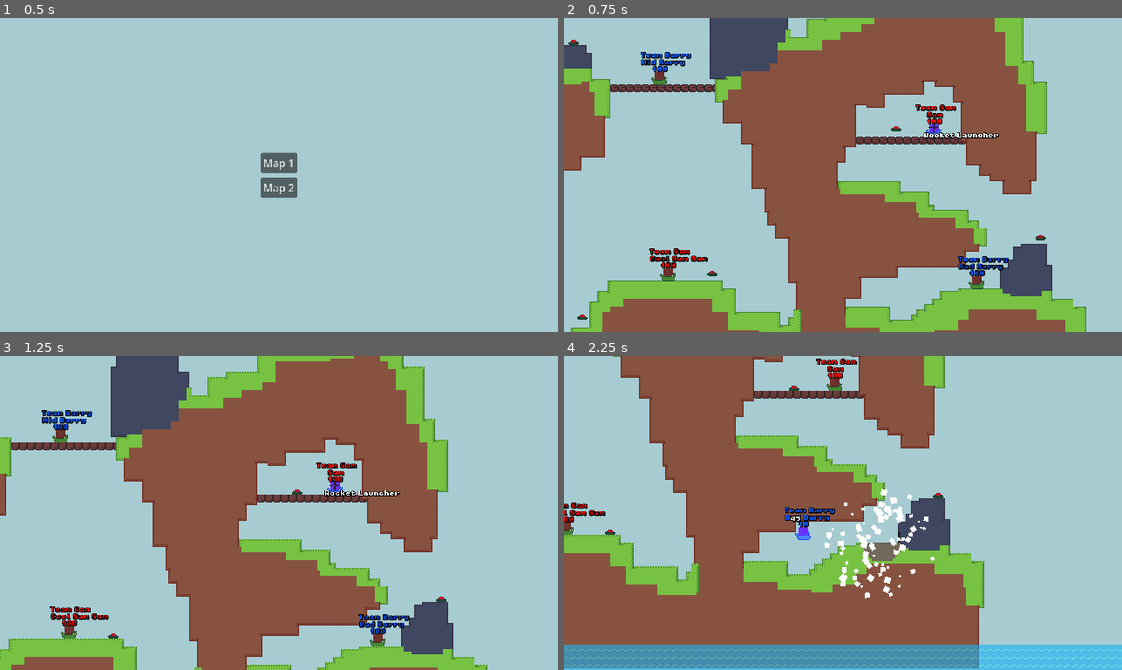
Above: before the commit, frames 1-4 (two rows, left to right).
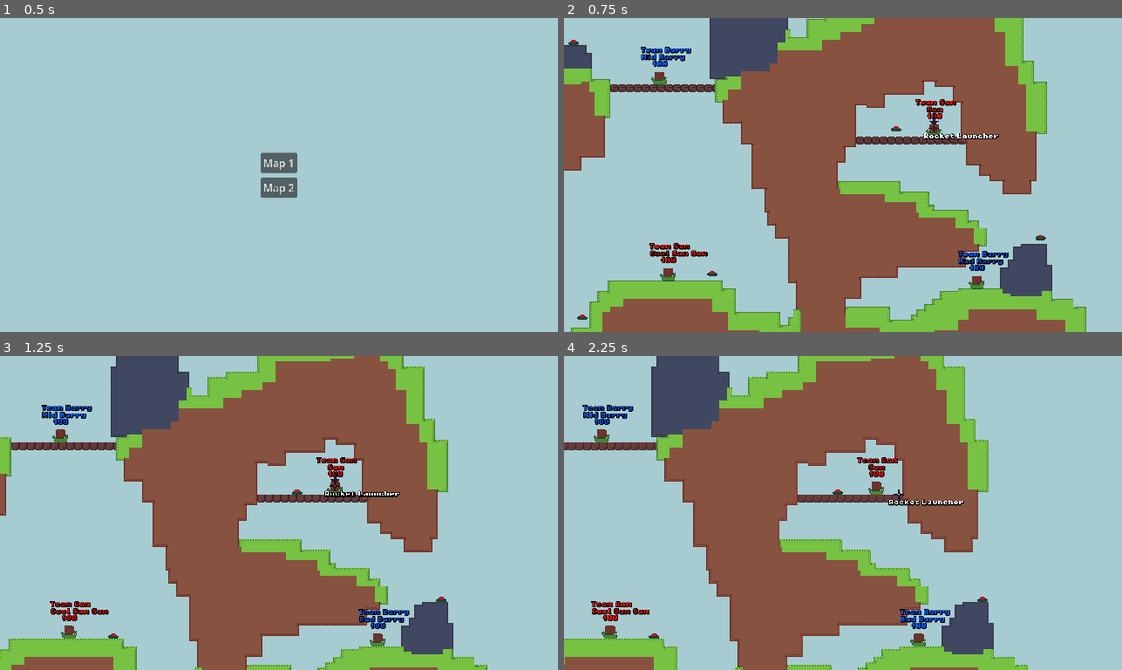
Above: after the commit, the same moments.

Repository: codingbanana21/Snail-Wars
Game: Godot game, scene res://scenes/game.tscn
The game is run twice, just before and just after one commit, with the same random seed, the same clock (stepped at 60 frames per second) and the same inputs.
Inputs (mouse positions are in pixels of both pictures, inside the frame that each line leads up to):
- Up to frame 1 (0.5 s): no input
- Up to frame 2 (0.75 s): click "Map 1" at 0.5 s
- Up to frame 3 (1.25 s): no input
- Up to frame 4 (2.25 s): tap Enter (skip) at 1.25 s; move the mouse to (870, 513) at 1.27 s; press the mouse at (870, 513) at 1.28 s; hold D (right) from 1.28 s (still down); tap W (jump) at 1.52 s; tap Mouse wheel down (last_weapon) at 1.55, 2.1 s; move the mouse to (815, 513) at 2.02 s; release the mouse at (815, 513) at 2.03 s

Frame 1 is identical in both runs. In frame 2, 1.9% of the frame differs, in the area x 13-80%, y 9-83%; in frame 3, 1.9%; in frame 4, 49%, in the area x 0-100%, y 0-100%.

Commit message:
More clean up

Diff:
--- a/scenes/player.tscn
+++ b/scenes/player.tscn
@@ -3,6 +3,7 @@
 [ext_resource type="Script" uid="uid://clhp10dxg5hpt" path="res://scripts/player.gd" id="1_3vyb7"]
 [ext_resource type="Texture2D" uid="uid://bdm5g2j38707a" path="res://assets/images/snail.png" id="3_dqkch"]
 [ext_resource type="LabelSettings" uid="uid://cm76igu117yxn" path="res://assets/fonts/label_settings.tres" id="3_qhqgy"]
+[ext_resource type="Texture2D" uid="uid://dyocank7ysnuk" path="res://assets/images/arrow.png" id="5_qlg0r"]
 [ext_resource type="Texture2D" uid="uid://bekdgnnikk6tf" path="res://assets/images/shot.png" id="6_tuyoq"]
 
 [sub_resource type="RectangleShape2D" id="RectangleShape2D_fjrip"]
@@ -22,9 +23,9 @@
 
 [node name="NameLabel" type="Label" parent="." unique_id=338090993]
 offset_left = -28.5
-offset_top = -26.5
+offset_top = -34.5
 offset_right = 87.5
-offset_bottom = -10.5
+offset_bottom = -18.5
 scale = Vector2(0.5, 0.5)
 text = "Player"
 label_settings = ExtResource("3_qhqgy")
@@ -32,9 +33,9 @@
 
 [node name="TeamLabel" type="Label" parent="." unique_id=330105742]
 offset_left = -29.0
-offset_top = -37.5
+offset_top = -45.5
 offset_right = 87.0
-offset_bottom = -21.5
+offset_bottom = -29.5
 scale = Vector2(0.5, 0.5)
 text = "Team"
 label_settings = ExtResource("3_qhqgy")
@@ -42,9 +43,9 @@
 
 [node name="HpLabel" type="Label" parent="." unique_id=1171433253]
 offset_left = -29.0
-offset_top = -16.5
+offset_top = -24.5
 offset_right = 87.0
-offset_bottom = -0.5
+offset_bottom = -8.5
 scale = Vector2(0.5, 0.5)
 text = "100"
 label_settings = ExtResource("3_qhqgy")
@@ -55,10 +56,14 @@
 offset_bottom = 16.0
 offset_transform_enabled = true
 offset_transform_position = Vector2(0, -8)
-max_value = 12.0
+max_value = 10.0
 step = 0.1
 texture_progress = ExtResource("6_tuyoq")
 tint_progress = Color(1, 1, 0, 1)
+
+[node name="Arrow" type="Sprite2D" parent="." unique_id=1626282355]
+visible = false
+texture = ExtResource("5_qlg0r")
 
 [node name="NextPlayerTimer" type="Timer" parent="." unique_id=968713583]
 wait_time = 3.0
--- a/scripts/map.gd
+++ b/scripts/map.gd
@@ -10,11 +10,6 @@
 	Globals.next_player()
 
 
-func _process(delta: float) -> void:
-	if Input.is_action_just_pressed("skip"):
-		Globals.next_player()
-
-
 func remove_tile(tile_position: Vector2):
 	var map_tile = map.get_cell_atlas_coords(tile_position)
 
--- a/scripts/player.gd
+++ b/scripts/player.gd
@@ -6,6 +6,7 @@
 @onready var team_label: Label = $TeamLabel
 @onready var hp_label: Label = $HpLabel
 @onready var shot_bar: TextureProgressBar = $ShotBar
+@onready var arrow: Sprite2D = $Arrow
 @onready var next_player_timer: Timer = $NextPlayerTimer
 
 @export var player_number: int = 0
@@ -29,70 +30,69 @@
 func _ready() -> void:
 	name_label.text = player_name
 	name_label.modulate = team_color
-
 	team_label.text = "Team " + team
 	team_label.modulate = team_color
-
 	hp_label.modulate = team_color
 
 
 func _process(delta: float) -> void:
-	if Globals.player_turn != player_number or team_number != Globals.team_turn:
-		snail.modulate = Color(1.0, 1.0, 1.0, 1.0)
-
-		if velocity.x < 0:
-			snail.flip_h = true
-		elif velocity.x > 0:
-			snail.flip_h = false
-		return
+	if velocity.x < 0:
+		snail.flip_h = true
+	elif velocity.x > 0:
+		snail.flip_h = false
 
 	# skip dead player
-	if hp <= 0 or global_position.y >= 200:
+	if (hp <= 0 or global_position.y >= 200) and player_turn_part != 0:
+		player_turn_part = 0
 		Globals.next_player(true)
 		return
 
-	shot_bar.rotation = global_position.angle_to_point(Mouse.global_position)
-	shot_bar.value = projectile_speed
+	if player_turn_part == 0 or player_turn_part == 4:
+		arrow.hide()
+		return
 
-	if global_position > Mouse.global_position and Mouse.moving:
-		snail.flip_h = true
-	elif Mouse.moving:
-		snail.flip_h = false
+	if Input.is_action_just_pressed("skip"):
+		player_turn_part = 4
+		next_player_timer.start(1.0)
 
-	snail.modulate.b = sin(Engine.get_physics_frames() / 5.0) * 3.0 + 5.0
+	arrow.show()
+	arrow.position.y = sin(Engine.get_physics_frames() / 5.0) * 3.0 - 16.0
 
-	if !Input.is_action_pressed("attack"):
-		if Input.is_action_just_pressed("next_weapon"):
-			weapon += 1
+	if player_turn_part == 1:
+		if Input.is_action_pressed("attack"):
+			shot_bar.rotation = global_position.angle_to_point(Mouse.global_position)
+			shot_bar.value = projectile_speed
+			projectile_speed += 8.0 * delta
+		else:
+			if global_position > Mouse.global_position and Mouse.moving:
+				snail.flip_h = true
+			elif Mouse.moving:
+				snail.flip_h = false
 
-		if Input.is_action_just_pressed("last_weapon"):
-			weapon -= 1
-			if weapon < 0:
-				weapon = 7
+			if Input.is_action_just_pressed("next_weapon"):
+				weapon += 1
 
-		weapon %= 8
-		Mouse.weapon_left = str(Globals.teams_weapons[team_number][weapon])
-		Mouse.weapon = weapon
+			if Input.is_action_just_pressed("last_weapon"):
+				weapon -= 1
+				if weapon < 0:
+					weapon = 7
 
-	if Globals.teams_weapons[team_number][weapon] != 0 and next_player_timer.is_stopped() and player_turn_part == 1:
-		if Input.is_action_pressed("attack"):
-			projectile_speed += 8.0 * delta
+			weapon %= 8
+			Mouse.weapon_left = str(Globals.teams_weapons[team_number][weapon])
+			Mouse.weapon = weapon
 
-		if Input.is_action_just_released("attack") or projectile_speed >= 12.0:
+		if (Input.is_action_just_released("attack") or projectile_speed >= 10.0) and Globals.teams_weapons[team_number][weapon] != 0:
 			shot_projectile("res://projectiles/"+WEAPONS[weapon]+".tscn", global_position)
-
 			Globals.teams_weapons[team_number][weapon] -= 1
 			projectile_speed = 0.0
+			shot_bar.value = 0
 			player_turn_part = 2
 			Mouse.hide()
 			Input.action_release("attack")
 
 
 func _physics_process(delta: float) -> void:
-	if velocity.y > 0:
-		velocity.y += PLAYER_GRAVITY * 1.5
-	else:
-		velocity.y += PLAYER_GRAVITY
+	velocity.y += PLAYER_GRAVITY
 
 	if (player_turn_part == 1 or player_turn_part == 3) and !Input.is_action_pressed("attack"):
 		if is_on_floor():
@@ -137,7 +137,7 @@
 
 	if player_turn_part != 0:
 		player_turn_part = 4
-		next_player_timer.start()
+		next_player_timer.start(1.0)
 
 	var hit_damge: Label = load("res://scenes/hit_damage.tscn").instantiate()
 	hit_damge.text = str(roundi(hurt_damage))
@@ -145,19 +145,18 @@
 
 
 func next_player():
-	if Globals.player_turn == player_number and team_number == Globals.team_turn:
-		player_turn_part = 1
-
-	if hp <= 0:
+	if hp <= 0 or global_position.y >= 200:
 		if is_physics_processing():
 			set_physics_process(false)
 			global_position.y = 10000
-	elif player_turn_part != 0:
+
+	if Globals.player_turn == player_number and team_number == Globals.team_turn:
+		player_turn_part = 1
 		Mouse.global_position = global_position
 
 
 func _on_next_player_timer_timeout() -> void:
-	if Globals.player_turn == player_number and team_number == Globals.team_turn:
+	if player_turn_part != 0:
 		if player_turn_part != 4:
 			player_turn_part = 4
 			next_player_timer.start(1.0)
--- a/scripts/projectile.gd
+++ b/scripts/projectile.gd
@@ -7,7 +7,7 @@
 @export var damage: float = 45
 @export var size: int = 8
 @export var knockback: int = 800
-@export var speed: float = 50.0
+@export var speed: float = 60.0
 @export var gravity: int = 500
 @export var projectile_hp: int = 1
 @export var timer: float = 3.0
Binary file added: assets/images/arrow.png
Not shown, added: assets/images/arrow.png.import
